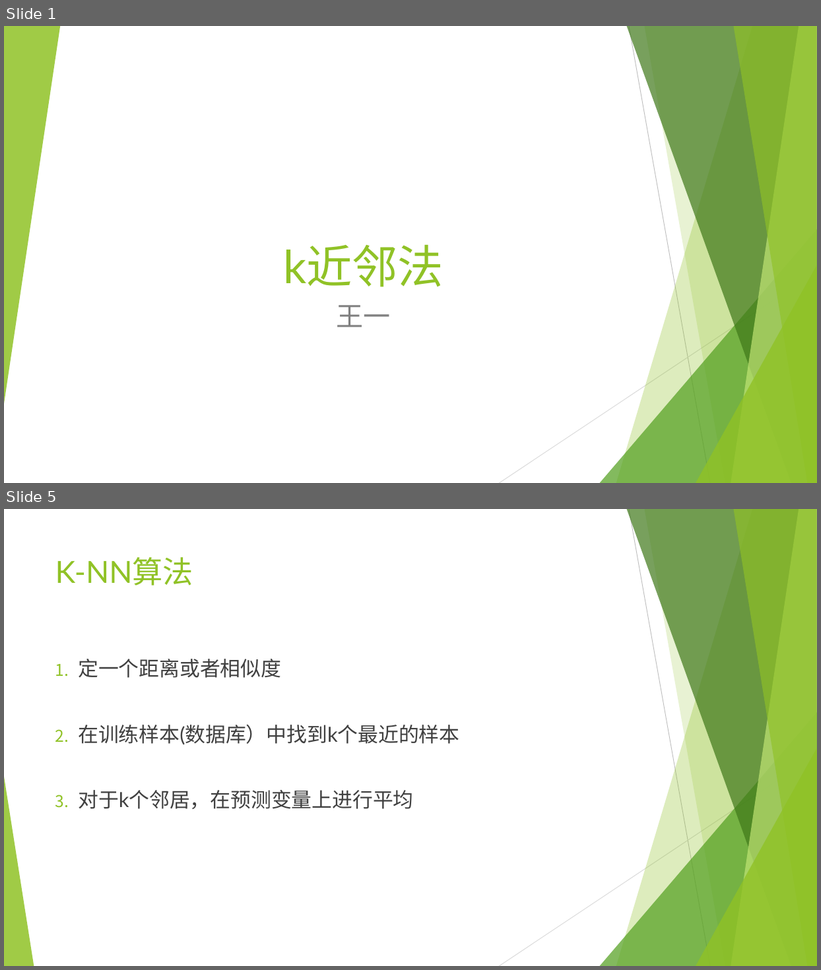
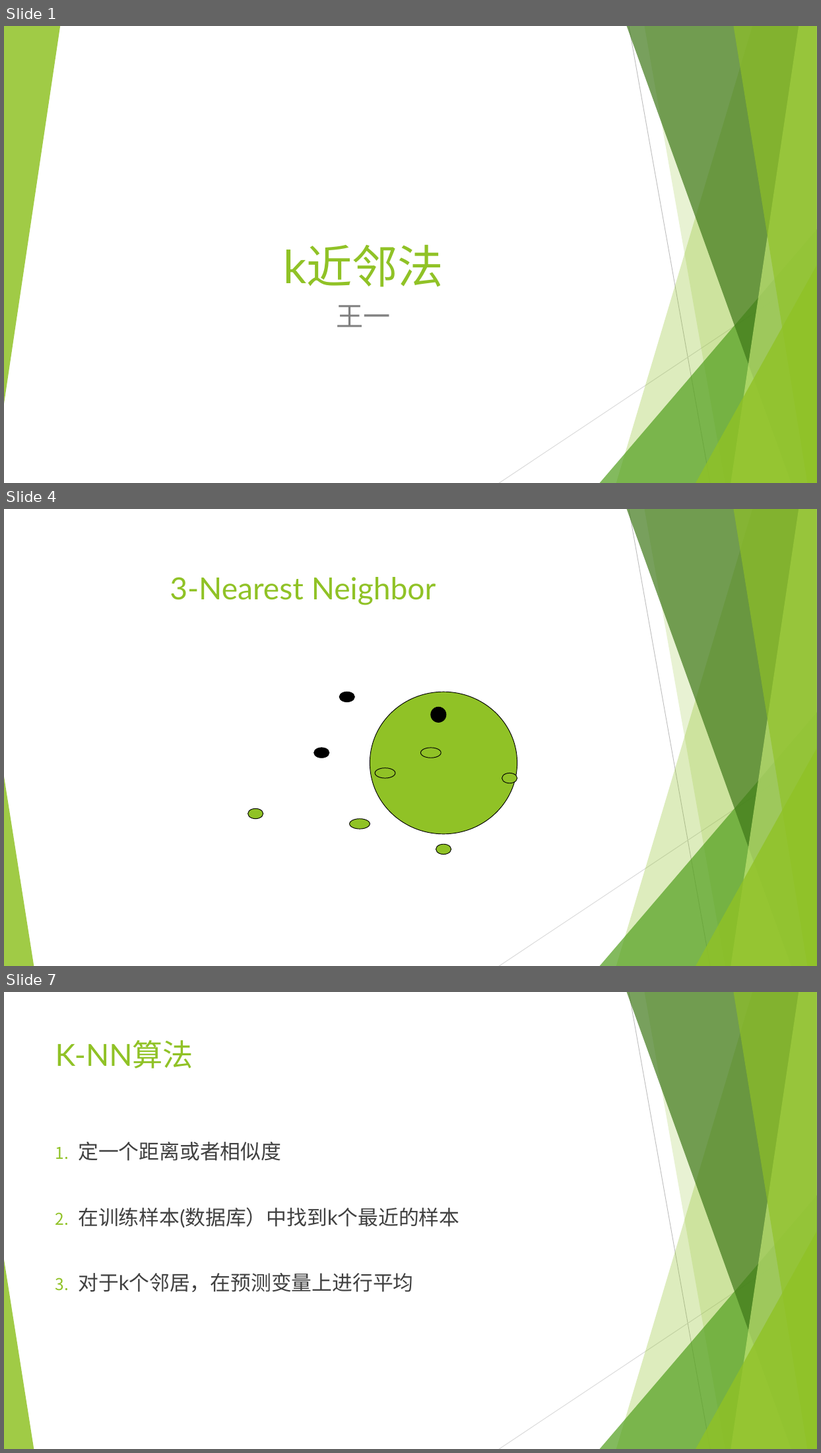
Before and after one commit to wangyi-fudan/BIOL130173, a slide deck: 6_k近邻法.pptx. Shown one above the other, each under a label of ours: slides 1 and 5 before the commit, slides 1, 4 and 7 after it; the slides between them are not shown. The pictures are 821x970 and 821x1453 pixels, drawn with LibreOffice and Linux fonts; fonts in the diff are those of the drawing. Boxes give left, top, right and bottom in pixels: in the first picture for what was removed or moved away, otherwise in the second. Text is boxed around its words. In the diff, an @@ line names an element or a change of style, - is before the commit and + after.

```diff
--- a/6_k近邻法.pptx
+++ b/6_k近邻法.pptx
@@ slide 4 added at (4,509,817,966), background #FFFFFF; not listed: 10 template elements that a slide beside it also shows @@
@@ title added at (170,577,436,605), 36 pt, text #90C226 @@
+3-Nearest Neighbor
@@ ellipse added at (339,692,354,702), fill #000000, outline #000000 0.75 pt @@
@@ ellipse added at (370,692,517,834), fill #90C226, outline #000000 0.75 pt @@
@@ ellipse added at (431,707,446,722), fill #000000, outline #000000 0.75 pt @@
@@ ellipse added at (314,748,329,758), fill #000000, outline #000000 0.75 pt @@
@@ ellipse added at (420,748,441,758), fill #90C226, outline #000000 0.75 pt @@
@@ ellipse added at (375,768,395,779), fill #90C226, outline #000000 0.75 pt @@
@@ ellipse added at (502,773,517,784), fill #90C226, outline #000000 0.75 pt @@
@@ ellipse added at (248,809,263,819), fill #90C226, outline #000000 0.75 pt @@
@@ ellipse added at (350,819,370,829), fill #90C226, outline #000000 0.75 pt @@
@@ ellipse added at (436,844,451,855), fill #90C226, outline #000000 0.75 pt @@
@@ what was slide 5 is now slide 7 @@
```
Also in this commit, not shown: 3 slides changed, 8 other slides added, 1 slide removed.
